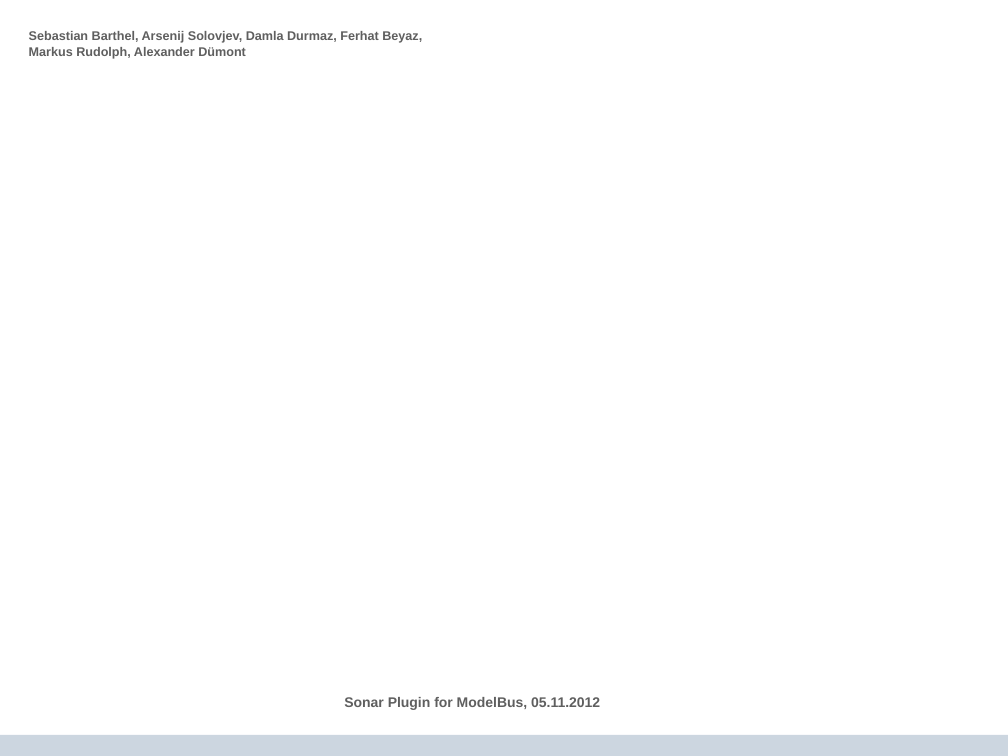
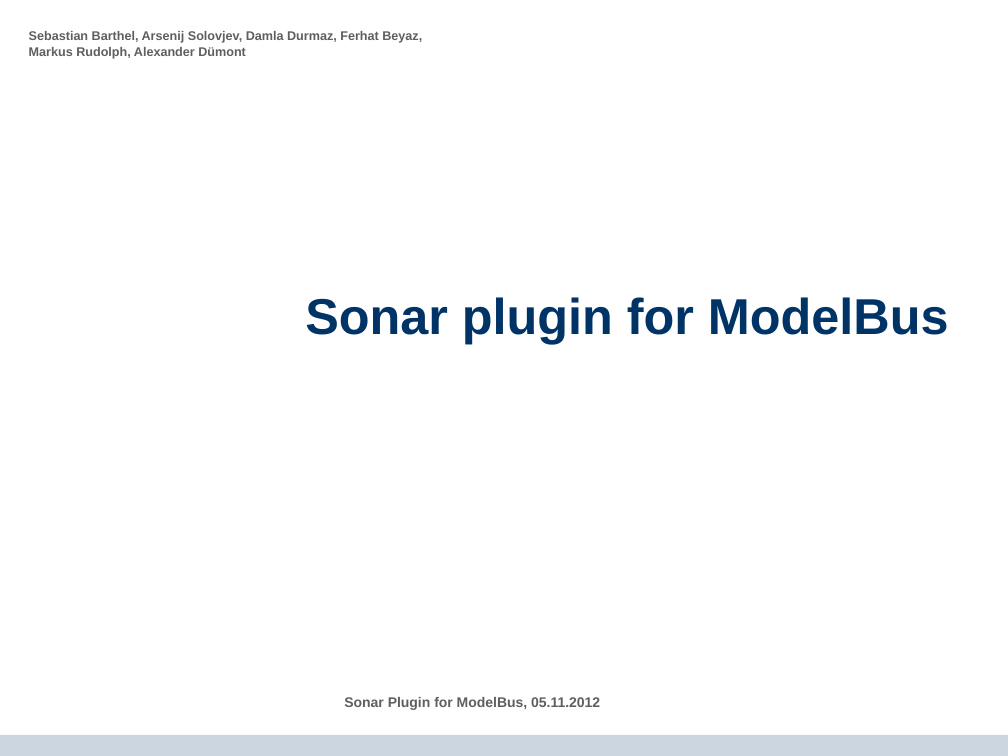
Before and after one commit to arsenij-solovjev/sonar-modelbus-plugin, a slide deck: slide 1 of requirements/Powerpoint Vorlage.pptx. Drawn at 1008x756 pixels with LibreOffice and Linux fonts; fonts in the diff are those of the drawing; background and template pictures are left out. Boxes give left, top, right and bottom in pixels: in the first picture for what was removed or moved away, otherwise in the second. Text is boxed around its words. In the diff, an @@ line names an element or a change of style, - is before the commit and + after.

Commit message:
Changed headline

```diff
--- a/requirements/Powerpoint Vorlage.pptx
+++ b/requirements/Powerpoint Vorlage.pptx
@@ title added at [305,297,949,344], 36 pt, text #003366, bold @@
+Sonar plugin for ModelBus
```
